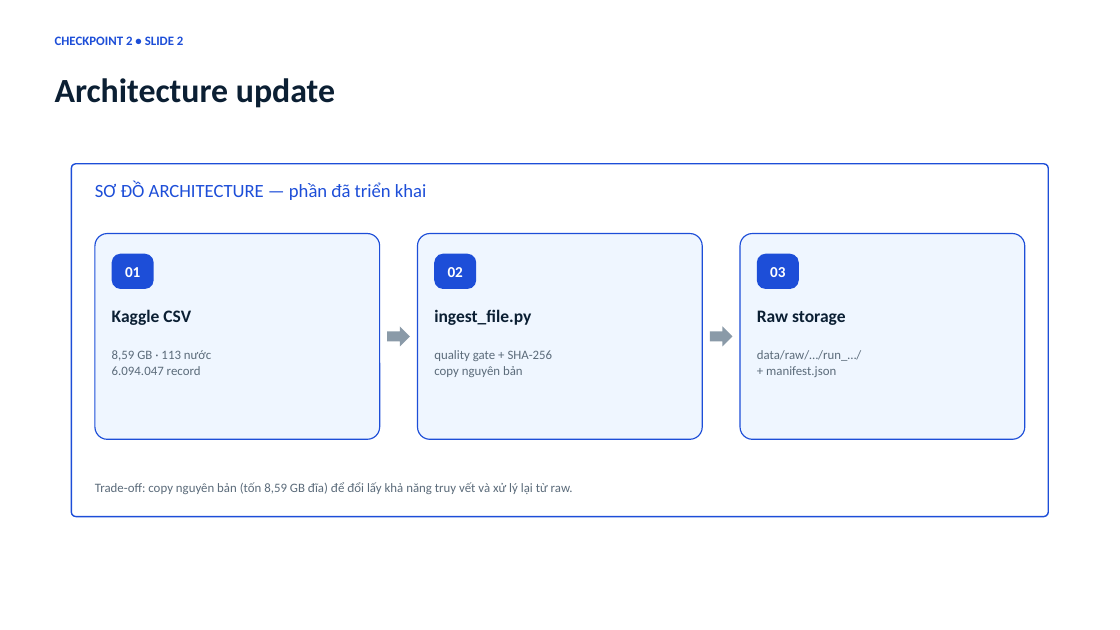
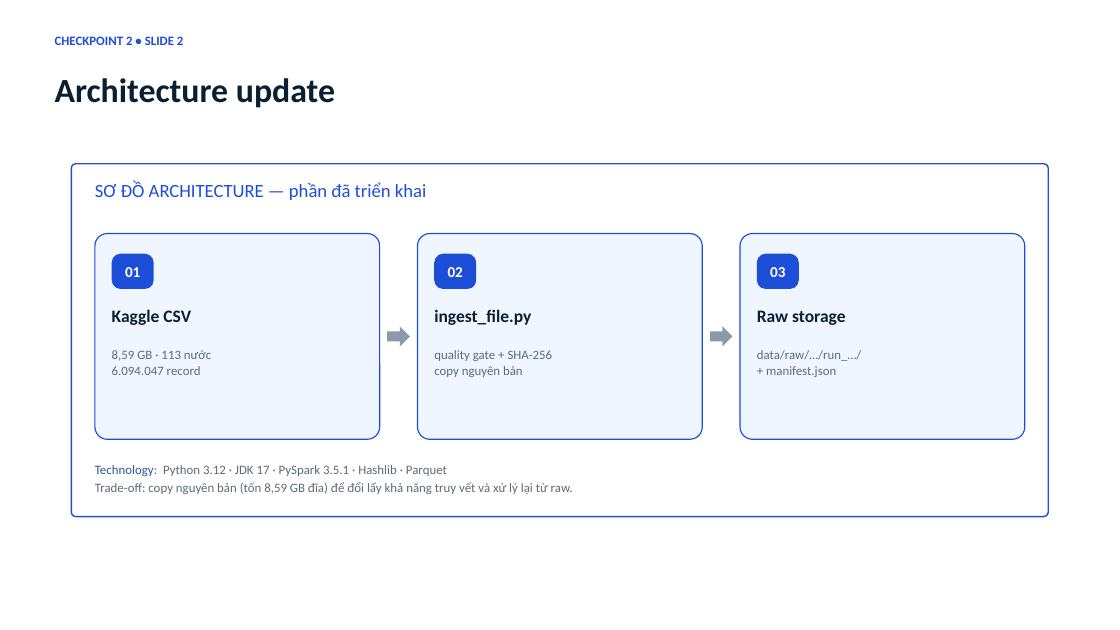
Before and after one commit to kichirou244/bigdata-project, a slide deck: slide 2 of docs/Checkpoint2_Report_YouTube_Trending.pptx. Drawn at 1120x630 pixels with LibreOffice and Linux fonts; fonts in the diff are those of the drawing. Boxes give left, top, right and bottom in pixels: in the first picture for what was removed or moved away, otherwise in the second. Text is boxed around its words. In the diff, an @@ line names an element or a change of style, - is before the commit and + after.

```diff
--- a/docs/Checkpoint2_Report_YouTube_Trending.pptx
+++ b/docs/Checkpoint2_Report_YouTube_Trending.pptx
@@ text added at [95, 465, 447, 476], 11 pt, text #5B6B7A @@
+Technology: Python 3.12 · JDK 17 · PySpark 3.5.1 · Hashlib · Parquet
```
Also in this commit, not shown: 4 other slides changed, 41 other files.
